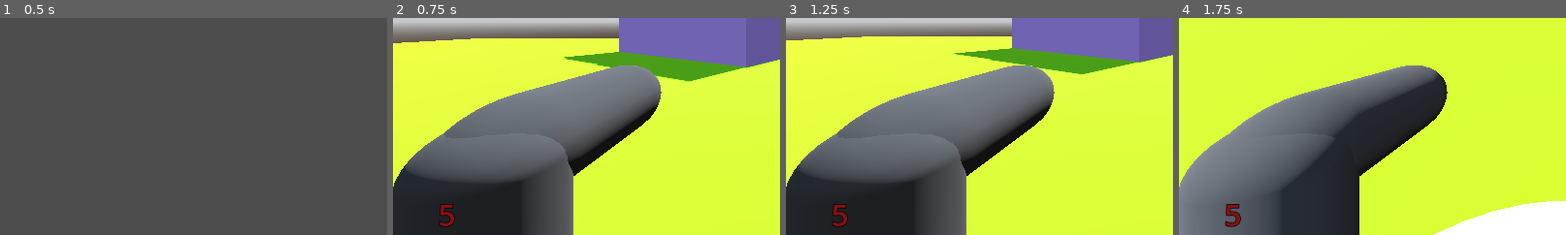
Above: before the commit, frames 1-4 (left to right).
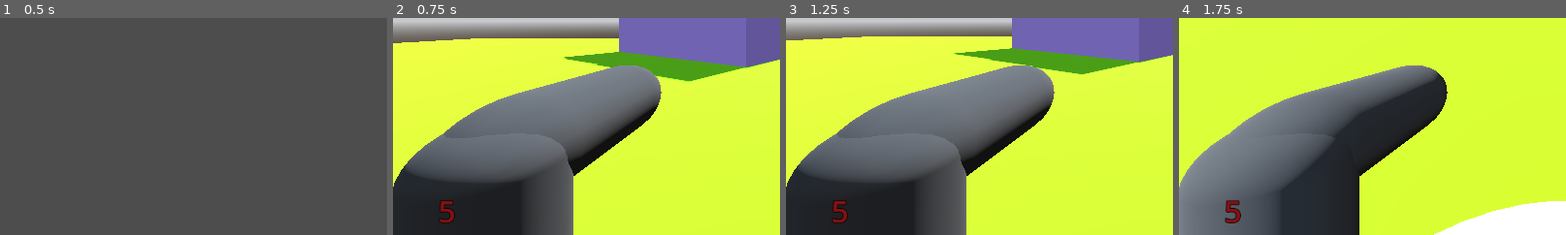
Above: after the commit, the same moments.

Repository: covmoore/potions_and_arsenals
Game: Godot game, scene res://scenes/MainMenu.tscn
Same seed, same stepped clock (60 frames per second), same inputs: the game is played once before the commit and once after it.
Inputs (mouse positions are % of the whole screen's width and height, from its top left):
- Up to frame 1 (0.5 s): no input
- Up to frame 2 (0.75 s): click "Play" at 0.5 s
- Up to frame 3 (1.25 s): no input
- Up to frame 4 (1.75 s): tap Enter at 1.25 s; move the mouse to (55, 50) at 1.27 s; hold W (move_forward) from 1.28 s (still down); click (55, 50) at 1.35 s; tap Space (jump) at 1.52 s
The pictures show only the part of the screen within x 0-50%, y 49-99%; the shares and areas given below are measured in that part.

Frame 1 is identical in both runs. In frame 2, 0.3% of the frame differs, in the area x 12-17%, y 84-96%; in frame 3, 0.3%; in frame 4, 0.4%, in the area x 11-17%, y 83-97%.

Commit message:
fixed ui anchor bug

Diff:
--- a/UI/PlayerUI.gd
+++ b/UI/PlayerUI.gd
@@ -1,11 +1,13 @@
 extends Control
 
-@onready var health_text = $healthTxt
-@onready var game_over_UI = $gameOverTxt
+@onready var health_text = $CanvasLayer/healthTxt
+@onready var game_over_text = $CanvasLayer/gameOverTxt
 
+func _ready():
+	game_over_text.visible = false
 
 func _on_player_player_died():
-	game_over_UI.visible = true
+	game_over_text.visible = true
 
 func _on_player_player_hit(dmg):
 	health_text.text = "%1d" % dmg
--- a/scenes/Level1.tscn
+++ b/scenes/Level1.tscn
@@ -155,24 +155,36 @@
 mouse_filter = 1
 script = ExtResource("5_6kfod")
 
-[node name="healthTxt" type="Label" parent="PlayerUI"]
-layout_mode = 0
-offset_top = 576.0
-offset_right = 160.0
-offset_bottom = 646.0
+[node name="CanvasLayer" type="CanvasLayer" parent="PlayerUI"]
+
+[node name="healthTxt" type="Label" parent="PlayerUI/CanvasLayer"]
+anchors_preset = -1
+anchor_top = 1.0
+anchor_bottom = 1.0
+offset_left = 10.0
+offset_top = -40.0
+offset_right = 150.0
+offset_bottom = -10.0
+grow_vertical = 0
 text = "5
 "
 label_settings = SubResource("LabelSettings_cxgmt")
 horizontal_alignment = 1
-vertical_alignment = 1
+vertical_alignment = 2
 
-[node name="gameOverTxt" type="Label" parent="PlayerUI"]
+[node name="gameOverTxt" type="Label" parent="PlayerUI/CanvasLayer"]
 visible = false
-layout_mode = 0
-offset_left = 356.0
-offset_top = 264.0
-offset_right = 824.0
-offset_bottom = 366.0
+anchors_preset = 8
+anchor_left = 0.5
+anchor_top = 0.5
+anchor_right = 0.5
+anchor_bottom = 0.5
+offset_left = -234.0
+offset_top = -51.0
+offset_right = 234.0
+offset_bottom = 51.0
+grow_horizontal = 2
+grow_vertical = 2
 text = "You died lol"
 label_settings = SubResource("LabelSettings_eqxe0")
 horizontal_alignment = 1
